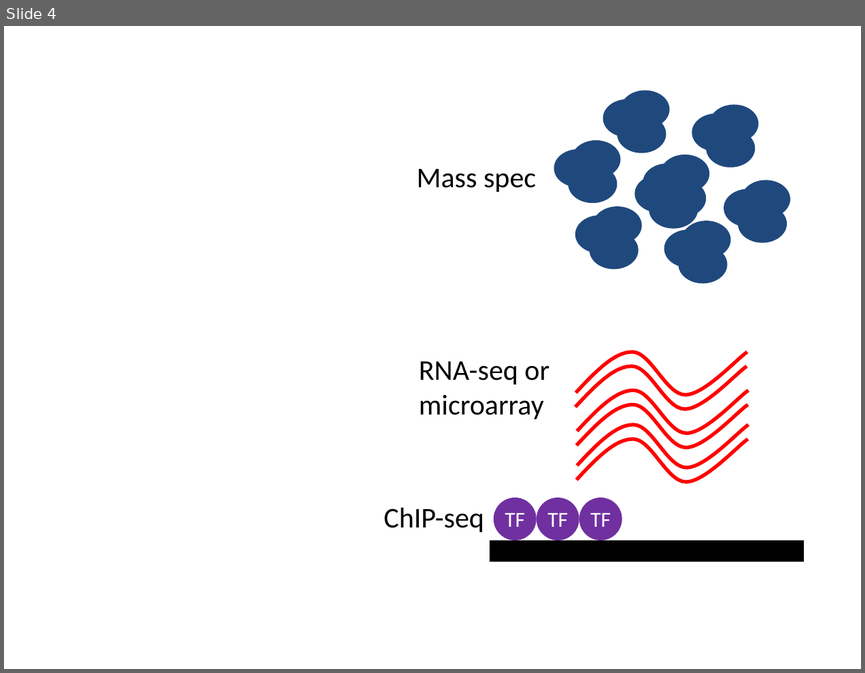
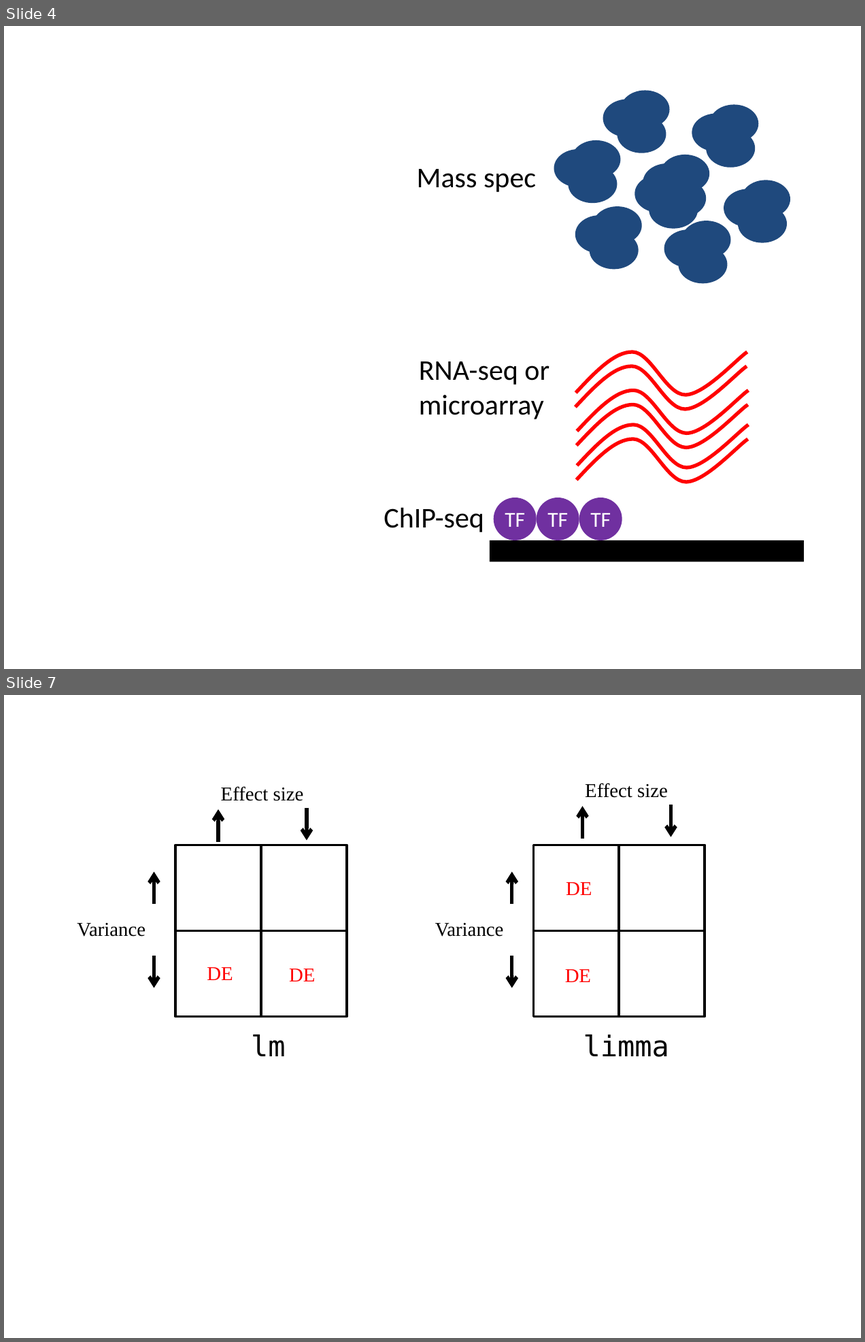
Before and after one commit to jdblischak/dc-bioc-limma, a slide deck: figure/ch01/ch01.pptx. Shown one above the other, each under a label of ours: slide 4 before the commit, slides 4 and 7 after it; the slides between them are not shown. The pictures are 865x673 and 865x1342 pixels, drawn with LibreOffice and Linux fonts; fonts in the diff are those of the drawing. Boxes give left, top, right and bottom in pixels: in the first picture for what was removed or moved away, otherwise in the second. Text is boxed around its words. In the diff, an @@ line names an element or a change of style, - is before the commit and + after.

Commit message:
Create figures for limma slides

```diff
--- a/figure/ch01/ch01.pptx
+++ b/figure/ch01/ch01.pptx
@@ slide 7 added at (4, 695, 861, 1338), background #FFFFFF @@
@@ text added at (221, 786, 304, 801), 16.5 pt, text #000000 @@
+Effect size
@@ text added at (585, 783, 668, 798), 16.5 pt, text #000000 @@
+Effect size
@@ arrow added from (218, 841) to (218, 809), #000000 3 pt @@
@@ arrow added from (307, 808) to (307, 840), #000000 3 pt @@
@@ arrow added from (582, 838) to (582, 807), #000000 3 pt @@
@@ arrow added from (670, 804) to (670, 837), #000000 3 pt @@
@@ rectangle added at (175, 845, 261, 930), outline #000000 2 pt @@
@@ rectangle added at (261, 845, 347, 930), outline #000000 2 pt @@
@@ rectangle added at (534, 845, 619, 930), outline #000000 2 pt @@
@@ rectangle added at (619, 845, 705, 930), outline #000000 2 pt @@
@@ arrow added from (154, 904) to (154, 872), #000000 3 pt @@
@@ arrow added from (512, 904) to (512, 872), #000000 3 pt @@
@@ text added at (566, 882, 592, 895), 16.5 pt, text #FF0000 @@
+DE
@@ text added at (77, 923, 145, 936), 16.5 pt, text #000000 @@
+Variance
@@ rectangle added at (175, 930, 261, 1016), outline #000000 2 pt @@
@@ rectangle added at (261, 930, 347, 1016), outline #000000 2 pt @@
@@ text added at (435, 923, 504, 936), 16.5 pt, text #000000 @@
+Variance
@@ rectangle added at (534, 930, 619, 1016), outline #000000 2 pt @@
@@ rectangle added at (619, 930, 705, 1016), outline #000000 2 pt @@
@@ arrow added from (154, 955) to (154, 988), #000000 3 pt @@
@@ arrow added from (512, 955) to (512, 988), #000000 3 pt @@
@@ text added at (207, 967, 232, 980), 16.5 pt, text #FF0000 @@
+DE
@@ text added at (289, 968, 315, 981), 16.5 pt, text #FF0000 @@
+DE
@@ text added at (565, 969, 591, 982), 16.5 pt, text #FF0000 @@
+DE
@@ text added at (251, 1034, 286, 1056), 24 pt, text #000000 @@
+lm
@@ text added at (583, 1034, 669, 1057), 24 pt, text #000000 @@
+limma
```
Also in this commit, not shown: 5 other slides added, 4 other files.
